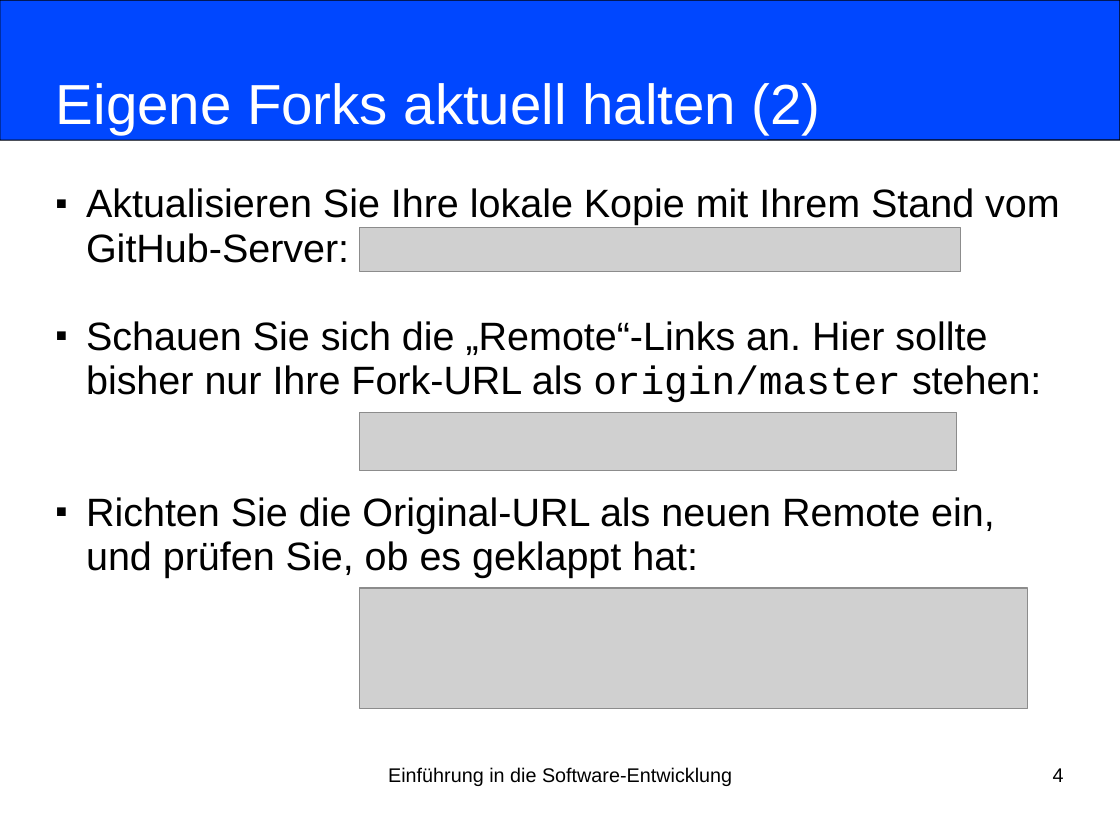
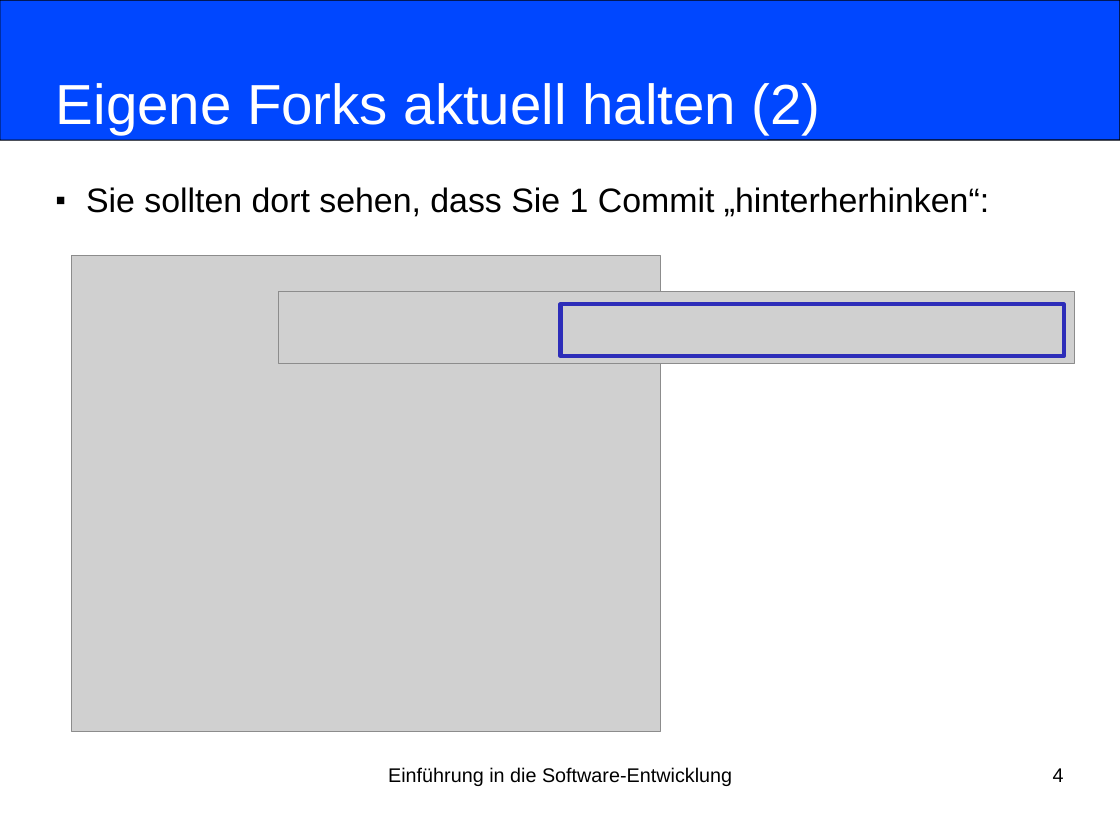
Before and after one commit to nordakademie-einfuehrung-java/vorlesungsskript, a slide deck: slide 4 of folien/Semester_03_Termin_07_Kapitel06.pptx. Drawn at 1120x840 pixels with LibreOffice and Linux fonts; fonts in the diff are those of the drawing; grey boxes stand for pictures. Boxes give left, top, right and bottom in pixels: in the first picture for what was removed or moved away, otherwise in the second. Text is boxed around its words. In the diff, an @@ line names an element or a change of style, - is before the commit and + after.

Commit message:
Änderung Fork-Aktualisierung

```diff
--- a/folien/Semester_03_Termin_07_Kapitel06.pptx
+++ b/folien/Semester_03_Termin_07_Kapitel06.pptx
@@ subtitle at <box>86,187,989,217</box>: text changed; size 28 to 24 pt @@
-■ Aktualisieren Sie Ihre lokale Kopie mit Ihrem Stand vom GitHub-Server:
-■ Schauen Sie sich die „Remote“-Links an. Hier sollte bisher nur Ihre Fork-URL als origin/master stehen:
-■ Richten Sie die Original-URL als neuen Remote ein, und prüfen Sie, ob es geklappt hat:
+■ Sie sollten dort sehen, dass Sie 1 Commit „hinterherhinken“:
@@ picture removed at <box>360,228,961,271</box> @@
@@ picture added at <box>72,256,661,733</box> @@
@@ picture added at <box>278,292,1074,364</box> @@
@@ rectangle added at <box>561,304,1064,356</box>, outline #2D2DB9 3 pt @@
@@ picture removed at <box>360,412,957,470</box> @@
@@ picture removed at <box>360,588,1028,709</box> @@
```
Also in this commit, not shown: 2 other slides changed, 1 slide added, 1 other file.
